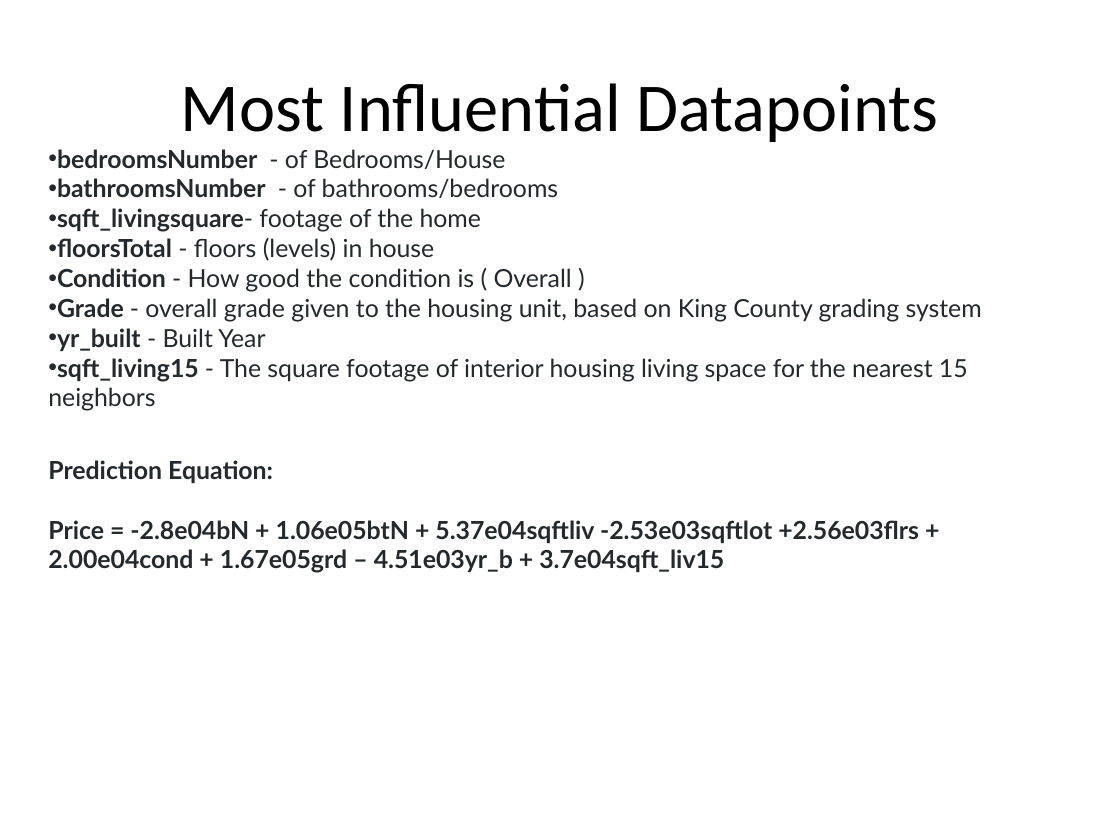
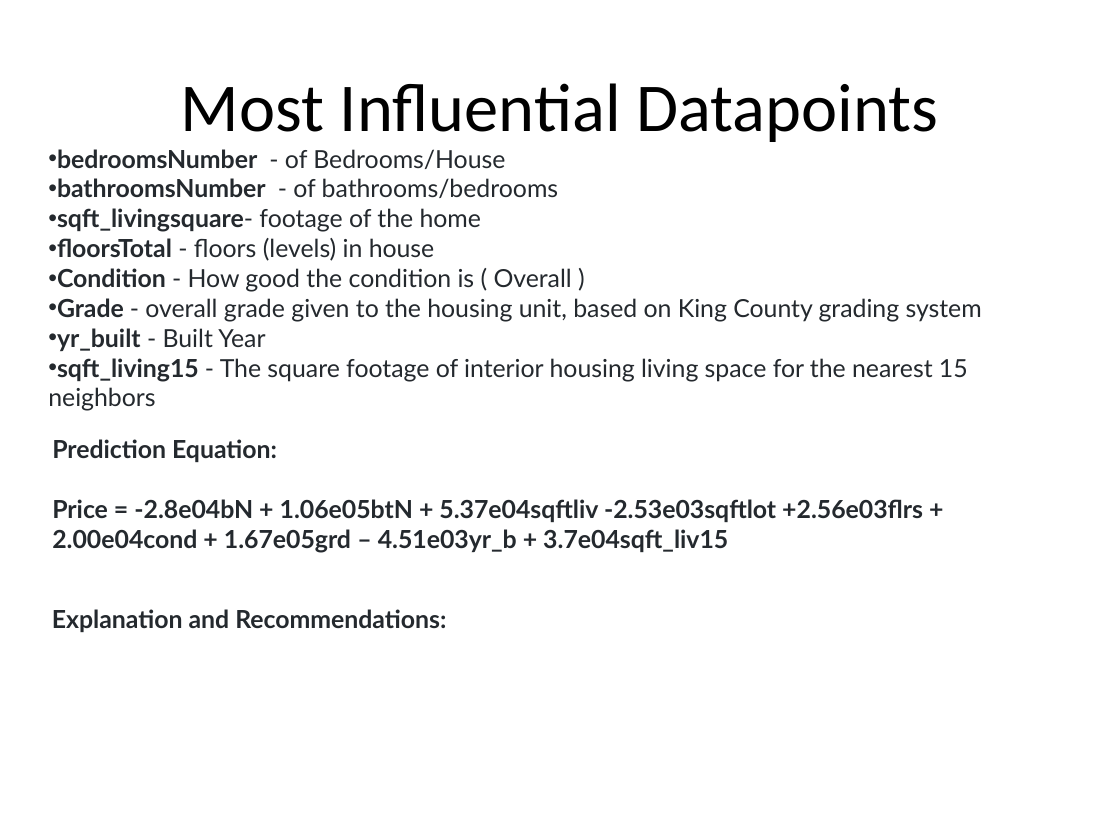
Before and after one commit to eyambaita/dsc-1-final-project-online-ds-pt-100118, a slide deck: slide 5 of Project1_DataScience.pptx. Drawn at 1120x840 pixels with LibreOffice and Linux fonts; fonts in the diff are those of the drawing. Boxes give left, top, right and bottom in pixels: in the first picture for what was removed or moved away, otherwise in the second. Text is boxed around its words. In the diff, an @@ line names an element or a change of style, - is before the commit and + after.

```diff
--- a/Project1_DataScience.pptx
+++ b/Project1_DataScience.pptx
@@ text "Prediction Equation:": place and size @@
-text "Prediction Equation:" at <box>48,460,919,573</box>
+text "Prediction Equation:" at <box>52,439,923,553</box>
@@ text added at <box>52,609,446,632</box>, 16 pt, text #24292E, bold @@
+Explanation and Recommendations:
```
Also in this commit, not shown: 1 slide added.
